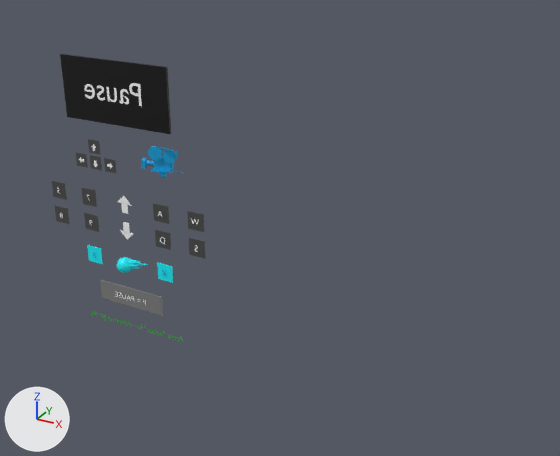
The glTF model frontend/public/assets/MenuPause.glb: old version first, new version second.
Camera for both pictures: a camera (50 mm lens) standing at (51.9, -61.4, 33.1) and looking at (15.9, 3.9, 0.4). Every picture has the same lights, and +X, +Y and +Z are marked at lower left. The older version comes first. Where no turn or scale is listed for an object, it has been applied to the vertices.

The first picture shows '7', '9', 'Cube', 'Cube.001', 'a', 'a.001', 'a.002', 'a.003', 'a.004', 'a.005', 'a.006', 'e', 'e.001', 'e.002', 'haut.001', 'haut.002', 'rivetTR' and 6 more.
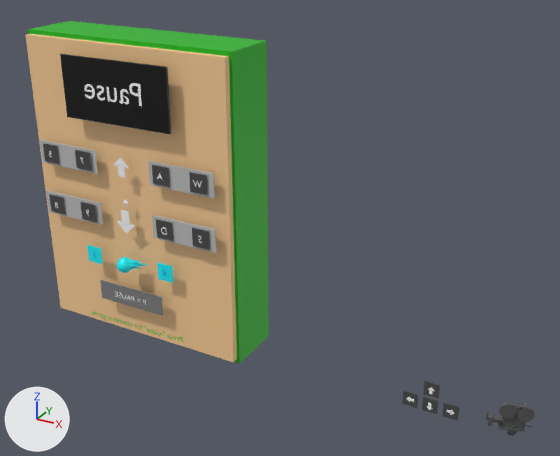
ob_filmcamera is not drawn itself; it is the parent of ob_mainbody.

What differs and where, as boxes (x1, y1, x2, y2) in the pictures (560 x 456 px):
'Cube.002', added (beige): after (26, 34, 237, 362)
'Cube.003', added (green): after (28, 21, 269, 363)
'rivetTR', recoloured, moved, rescaled (11% wider, 6% taller): before (141, 146, 185, 178); after (486, 402, 535, 436)
'Cube.005', added: after (148, 161, 215, 198)
'Cube.004', added: after (152, 215, 217, 253)
'Cube.006', added: after (40, 140, 98, 174)
'Cube.007', added: after (46, 190, 103, 225)
'a.001', moved: before (187, 211, 205, 232); after (189, 172, 208, 195)
'a', moved: before (153, 203, 170, 224); after (152, 165, 170, 187)
'7', moved: before (81, 187, 97, 207); after (75, 150, 92, 171)
'e.001', moved: before (189, 238, 206, 259); after (192, 228, 210, 250)
'a.002', moved: before (52, 181, 67, 200); after (43, 143, 60, 164)
'e', moved: before (155, 229, 171, 250); after (156, 219, 173, 241)
'9', moved: before (84, 213, 100, 232); after (80, 202, 97, 222)
'e.002', moved: before (55, 205, 70, 224); after (49, 194, 65, 214)
'a.006', moved: before (104, 158, 117, 174); after (442, 403, 459, 421)
'a.003', moved: before (88, 139, 100, 155); after (423, 381, 440, 399)
'a.004', moved: before (90, 155, 102, 171); after (422, 397, 439, 414)
'a.005', moved: before (76, 152, 88, 168); after (402, 391, 418, 408)
'haut.001', moved: before (118, 196, 132, 214); after (114, 157, 128, 177)
'haut.002', moved, rescaled (36% wider, 32% taller): before (120, 222, 133, 240); after (117, 210, 135, 234)

The change, as a list of edits to the scene's bpy script:
```text
Change mat_material_009:
    mat_material_009.base_color: (0.0, 0.396, 0.8) -> (0.0956, 0.0956, 0.0956)  # cyan #00a9e7 -> dark grey #575757
Add mat_material_019:
    mat_material_019 = principled_material('Material.019')
    mat_material_019.base_color = (0.518, 0.518, 0.518)  # light grey #bfbfbf
Add mat_material_018:
    mat_material_018 = principled_material('Material.018')
    mat_material_018.base_color = (0.957, 0.618, 0.313)  # beige #face98
Add me_cube_034:
    me_cube_034.from_pydata(...)  # a box spanning x -4.07..4.07, y -0.09..0.09, z -1.34..1.34
    me_cube_034.materials.append(mat_material_019)  # light grey #bfbfbf
Add me_cube_025:
    me_cube_025.from_pydata(...)  # a box spanning x -1.0..1.0, y -1.0..1.0, z -1.0..1.0
    me_cube_025.materials.append(mat_material_007)  # green #0eb506
Add me_cube_024:
    me_cube_024.from_pydata(...)  # a box spanning x -1.0..1.0, y -1.0..1.0, z -1.0..1.0
    me_cube_024.materials.append(mat_material_018)  # beige #face98
Change ob_a:
    ob_a.location: (3.54, 0.04, 1.02) -> (3.82, 0.04, 5.34)
Change ob_e:
    ob_e.location: (3.55, 0.04, -2.06) -> (3.83, 0.04, -0.86)
Change ob_7:
    ob_7.location: (-6.45, -0.04, 1.04) -> (-6.75, -0.04, 5.36)
Change ob_9:
    ob_9.location: (-6.47, -0.04, -2.04) -> (-6.77, -0.04, -0.84)
Change ob_haut_001:
    ob_haut_001.location: (-1.44, 0.0, 0.7) -> (-1.45, 0.0, 5.0)
Change ob_haut_002:
    ob_haut_002.location: (-1.44, 0.0, -1.69) -> (-1.45, 0.0, -0.47)
    ob_haut_002.scale: (-0.406, -0.0283, -0.622) -> (-0.535, -0.0372, -0.819)
Change ob_a_001:
    ob_a_001.location: (8.03, 0.04, 1.02) -> (8.57, 0.04, 5.34)
Change ob_e_001:
    ob_e_001.location: (8.02, 0.04, -2.06) -> (8.56, 0.04, -0.86)
Change ob_a_002:
    ob_a_002.location: (-11.04, 0.04, 1.02) -> (-11.61, 0.04, 5.34)
Change ob_e_002:
    ob_e_002.location: (-11.05, 0.04, -2.06) -> (-11.62, 0.04, -0.86)
Change ob_a_003:
    ob_a_003.location: (-5.03, 0.03, 7.18) -> (34.68, 0.03, -11.02)
Change ob_a_004:
    ob_a_004.location: (-5.03, 0.03, 5.35) -> (34.68, 0.03, -12.85)
Change ob_a_005:
    ob_a_005.location: (-7.05, 0.03, 5.35) -> (32.66, 0.03, -12.85)
Change ob_a_006:
    ob_a_006.location: (-2.97, 0.03, 5.35) -> (36.74, 0.03, -12.85)
Change ob_filmcamera:
    ob_filmcamera.location: (-0.0112, 0.00588, 0.0369) -> (0.0607, 0.0068, 4.303)
    ob_filmcamera.scale: (0.136, 0.136, 0.136) -> (0.143, 0.143, 0.143)
Change ob_rivettr:
    ob_rivettr.location: (8.56, 47.78, -1.731) -> (280.3, -116.6, -1.731)
Add ob_cube_007:
    ob_cube_007 = bpy.data.objects.new('Cube.007', me_cube_034)
    ob_cube_007.location = (-9.2, 0.27, -0.85)
Add ob_cube_006:
    ob_cube_006 = bpy.data.objects.new('Cube.006', me_cube_034.copy())
    ob_cube_006.location = (-9.24, 0.27, 5.32)
Add ob_cube_005:
    ob_cube_005 = bpy.data.objects.new('Cube.005', me_cube_034.copy())
    ob_cube_005.location = (6.22, 0.27, 5.32)
Add ob_cube_004:
    ob_cube_004 = bpy.data.objects.new('Cube.004', me_cube_034.copy())
    ob_cube_004.location = (6.22, 0.27, -0.85)
Add ob_cube_003:
    ob_cube_003 = bpy.data.objects.new('Cube.003', me_cube_025)
    ob_cube_003.location = (-1.52, 5.29, 1.11)
    ob_cube_003.rotation_euler = (0.0, -3.142, 0.0)  # degrees (0, -180, 0)
    ob_cube_003.scale = (-13.3, -3.33, -17.6)
Add ob_cube_002:
    ob_cube_002 = bpy.data.objects.new('Cube.002', me_cube_024)
    ob_cube_002.location = (-1.52, 4.46, 1.11)
    ob_cube_002.rotation_euler = (0.0, -3.142, 0.0)  # degrees (0, -180, 0)
    ob_cube_002.scale = (-13.0, -3.25, -17.1)
```
